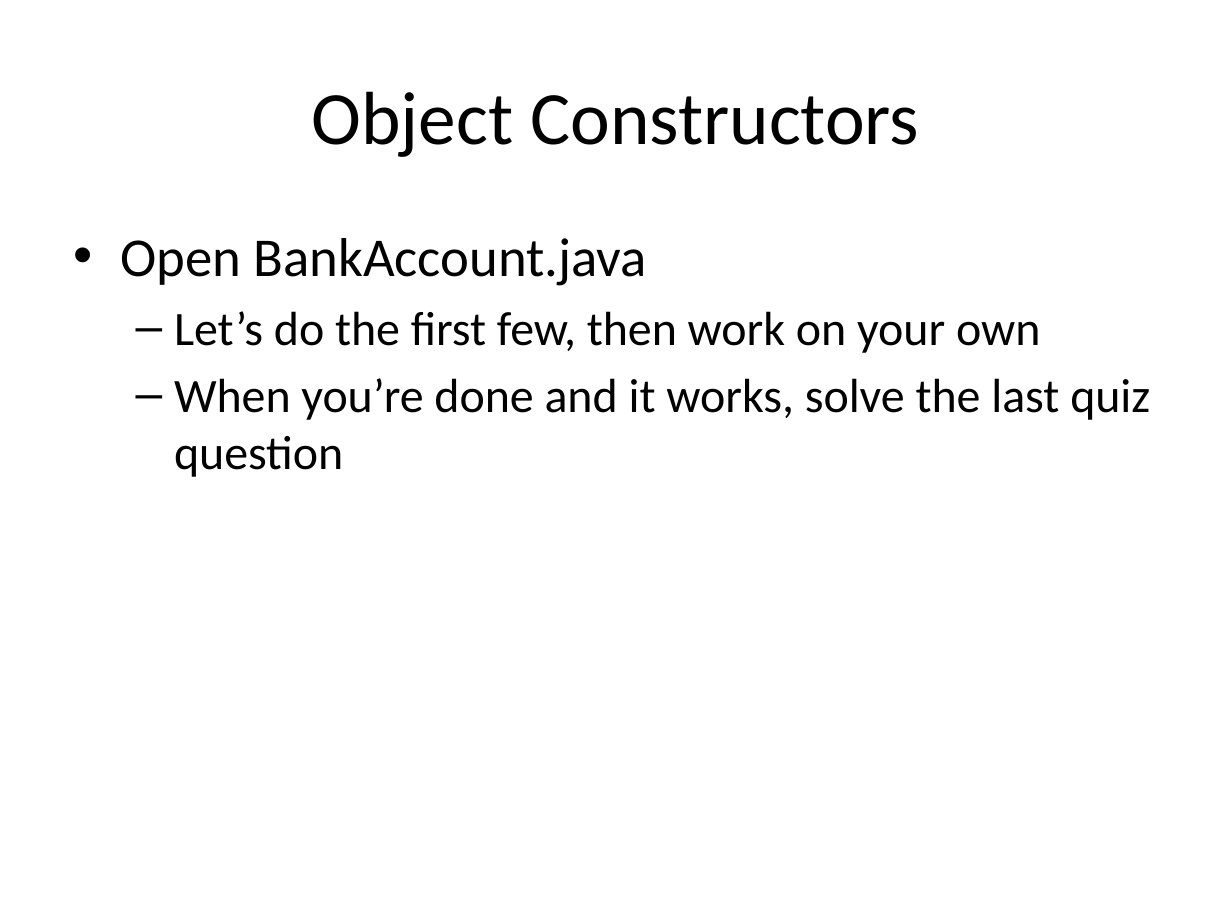
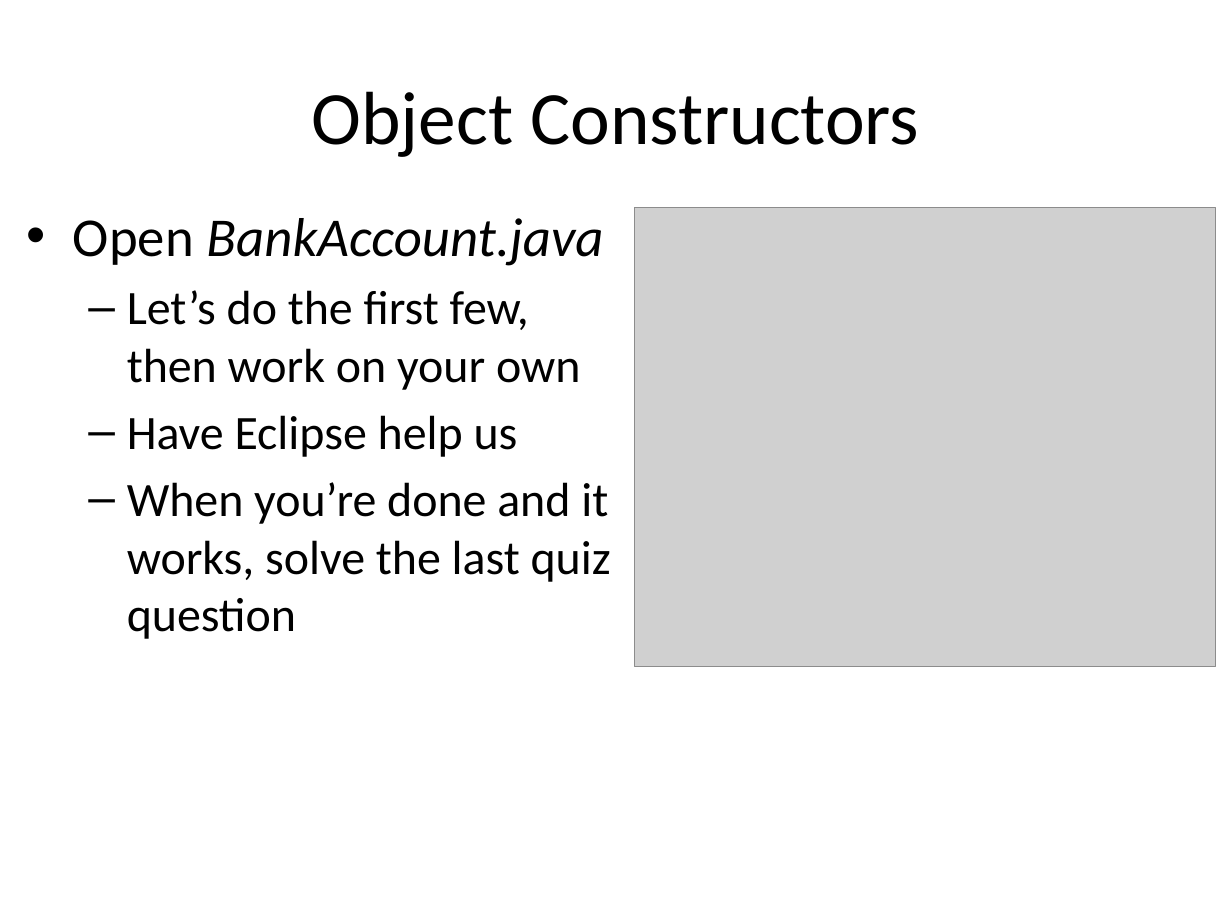
Before and after one commit to RHIT-CSSE/csse220, a slide deck: slide 27 of ClassMaterials/ObjectIntroAndMisc/Slides/ObjectIntroAndMisc.pptx (slide 23 before the commit). Drawn at 1232x924 pixels with LibreOffice and Linux fonts; fonts in the diff are those of the drawing; grey boxes stand for pictures. Boxes give left, top, right and bottom in pixels: in the first picture for what was removed or moved away, otherwise in the second. Text is boxed around its words. In the diff, an @@ line names an element or a change of style, - is before the commit and + after.

```diff
--- a/ClassMaterials/ObjectIntroAndMisc/Slides/ObjectIntroAndMisc.pptx
+++ b/ClassMaterials/ObjectIntroAndMisc/Slides/ObjectIntroAndMisc.pptx
@@ text "Open BankAccount.java" moved from (x1=120, y1=238, x2=1150, y2=477) to (x1=73, y1=218, x2=611, y2=639) @@
@@ picture added at (x1=634, y1=207, x2=1216, y2=667) @@
@@ text at (x1=73, y1=218, x2=603, y2=266): italic on in "BankAccount.java" @@
@@ text at (x1=127, y1=415, x2=518, y2=457): paragraph added @@
+  – Have Eclipse help us
```
Also in this commit, not shown: 8 other slides changed, 5 slides added.
